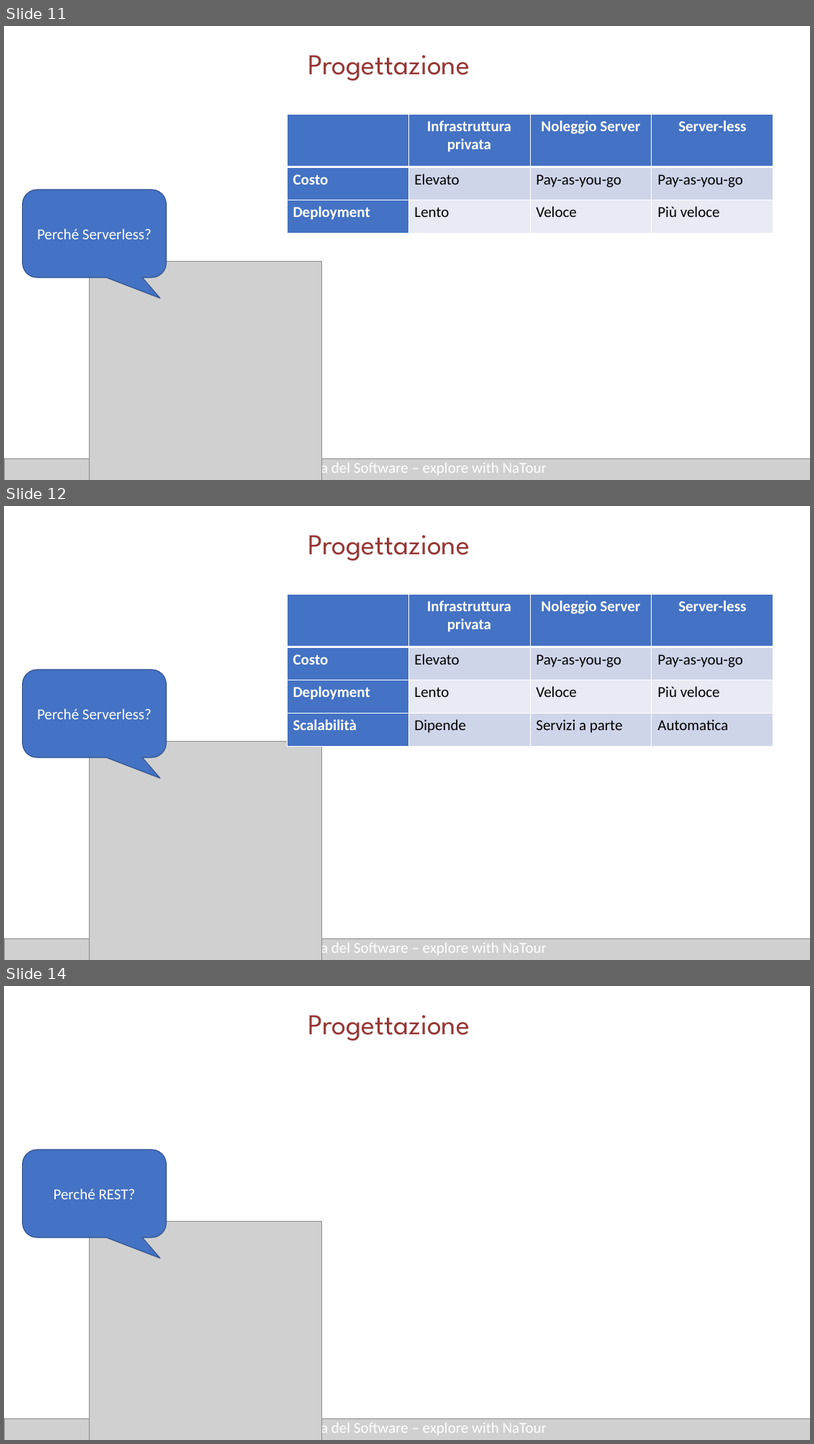
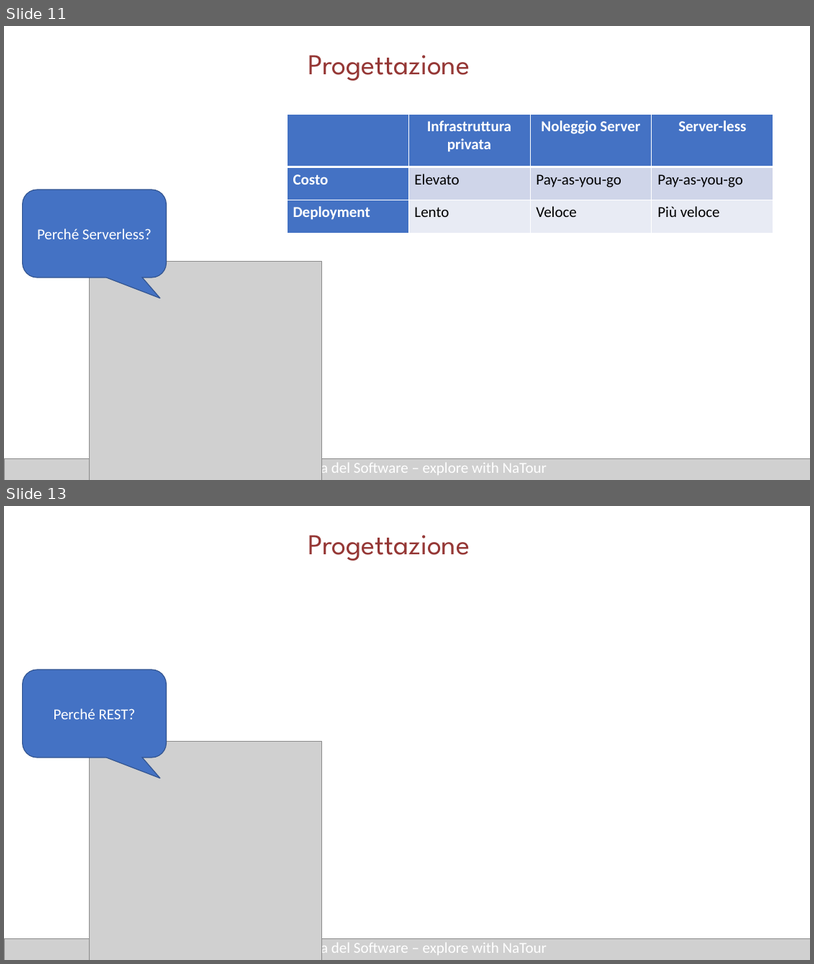
Before and after one commit to pierluigisupino/Progetto-Ingegneria-del-Software-NaTour, a slide deck: presentazione/Natour.ppsx. Shown one above the other, each under a label of ours: slides 11, 12 and 14 before the commit, slides 11 and 13 after it; the slides between them are not shown. The pictures are 814x1444 and 814x964 pixels, drawn with LibreOffice and Linux fonts; fonts in the diff are those of the drawing; grey boxes stand for pictures. Boxes give left, top, right and bottom in pixels: in the first picture for what was removed or moved away, otherwise in the second. Text is boxed around its words. In the diff, an @@ line names an element or a change of style, - is before the commit and + after.

```diff
--- a/presentazione/Natour.ppsx
+++ b/presentazione/Natour.ppsx
@@ slide 12 removed at bbox=[4, 506, 810, 960], background #FFFFFF @@
@@ title removed at bbox=[308, 535, 470, 561] @@
-Progettazione
@@ table removed at bbox=[287, 594, 774, 746], 4 rows, 4 columns @@
- | Infrastruttura / privata | Noleggio Server | Server-less
-Costo | Elevato | Pay-as-you-go | Pay-as-you-go
-Deployment | Lento | Veloce | Più veloce
-Scalabilità | Dipende | Servizi a parte | Automatica
@@ rounded speech box removed at bbox=[23, 669, 167, 757] @@
-Perché Serverless?
@@ picture removed at bbox=[90, 741, 322, 960] @@
@@ picture removed at bbox=[4, 938, 810, 960] @@
@@ text removed at bbox=[263, 940, 547, 957] @@
-Ingegneria del Software – explore with NaTour
@@ what was slide 14 is now slide 13 @@
```
Also in this commit, not shown: 1 slide changed.
